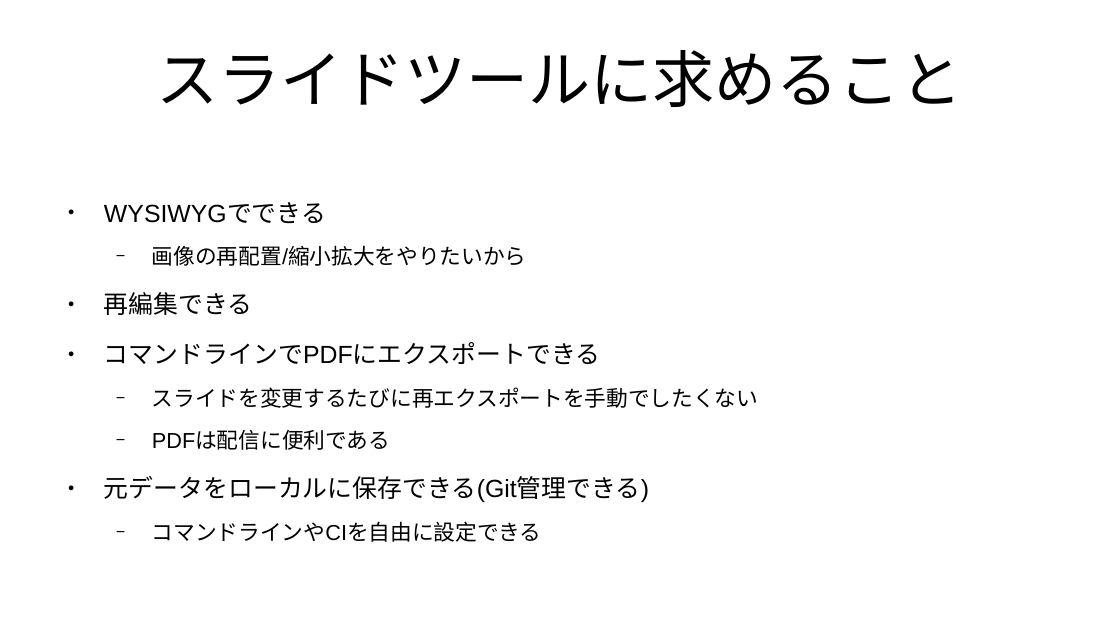
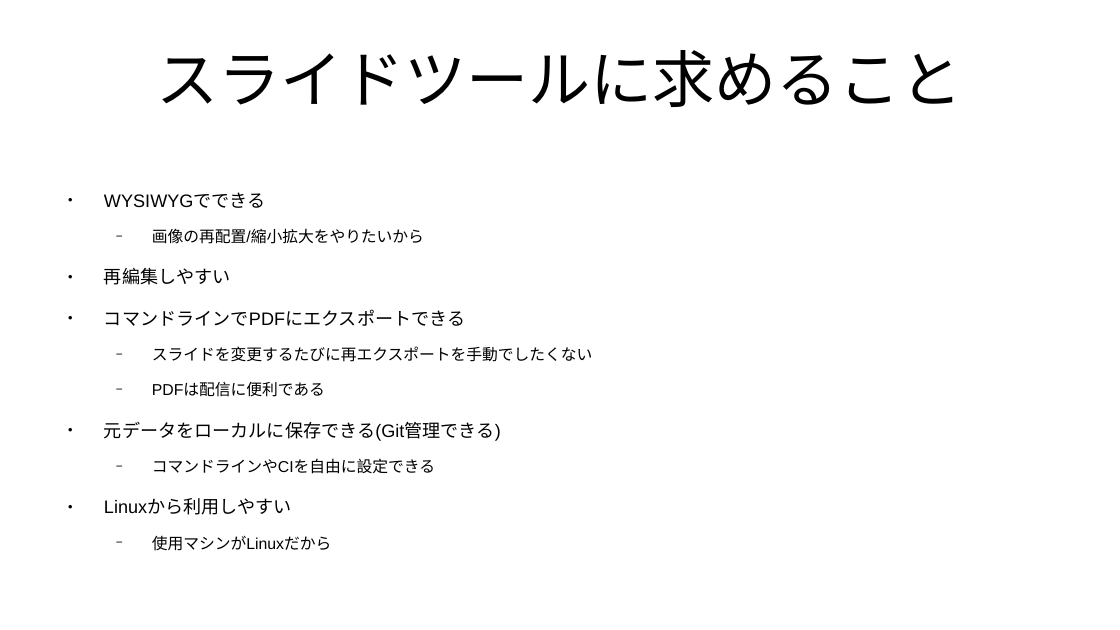
Before and after one commit to kijimaD/roam-ui, a slide deck: slide 8 of pages/pdfs/20250201_slide.odp. Drawn at 1120x630 pixels with LibreOffice and Linux fonts; fonts in the diff are those of the drawing. Boxes give left, top, right and bottom in pixels: in the first picture for what was removed or moved away, otherwise in the second. Text is boxed around its words. In the diff, an @@ line names an element or a change of style, - is before the commit and + after.

```diff
--- a/pages/pdfs/20250201_slide.odp
+++ b/pages/pdfs/20250201_slide.odp
@@ text at <box>104,193,592,474</box>: size 17.6 to 12.8 pt in "WYSIWYGでできる", "コマンドラインでPDFにエクスポートできる", "元データをローカルに保存できる(Git管理できる)"; size 15.4 to 11.2 pt in "画像の再配置/縮小拡大をやりたいから", "スライドを変更するたびに再エクスポートを手動でしたくない", "PDFは配信に便利である", "コマンドラインやCIを自由に設定できる" @@
@@ text at <box>104,268,231,285</box>: text changed; size 17.6 to 12.8 pt @@
-● 再編集できる
+● 再編集しやすい
@@ text at <box>104,499,292,515</box>: paragraphs added @@
+● Linuxから利用しやすい
+  − 使用マシンがLinuxだから
```
Also in this commit, not shown: 8 other slides changed, 1 slide added, 2 slides removed, 2 other files.
